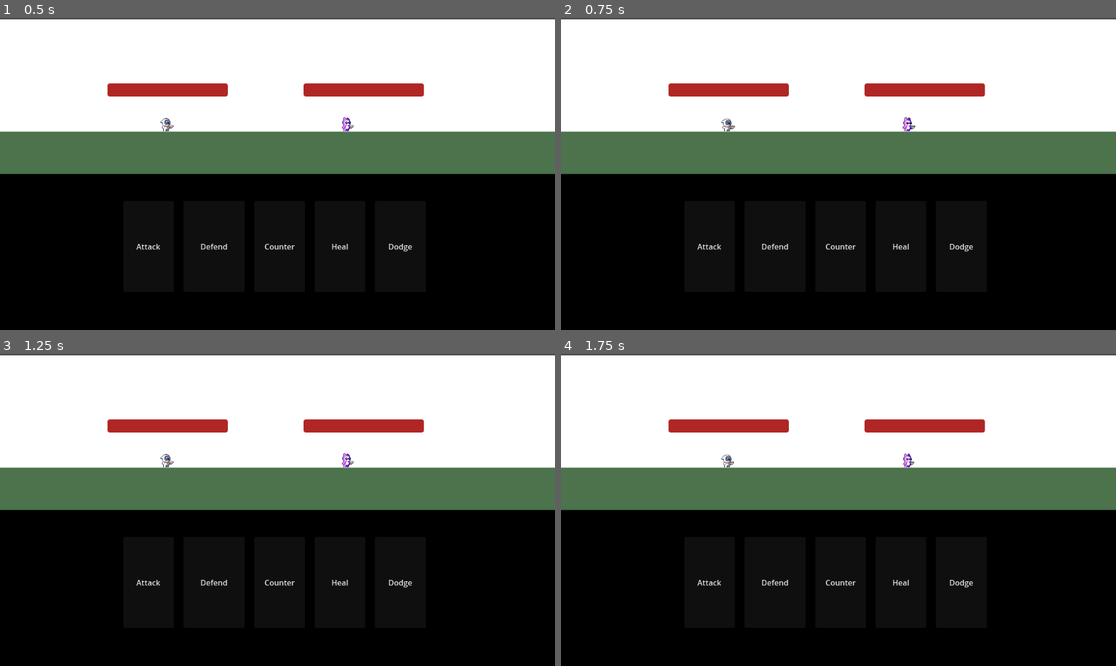
Above: before the commit, frames 1-4 (two rows, left to right).
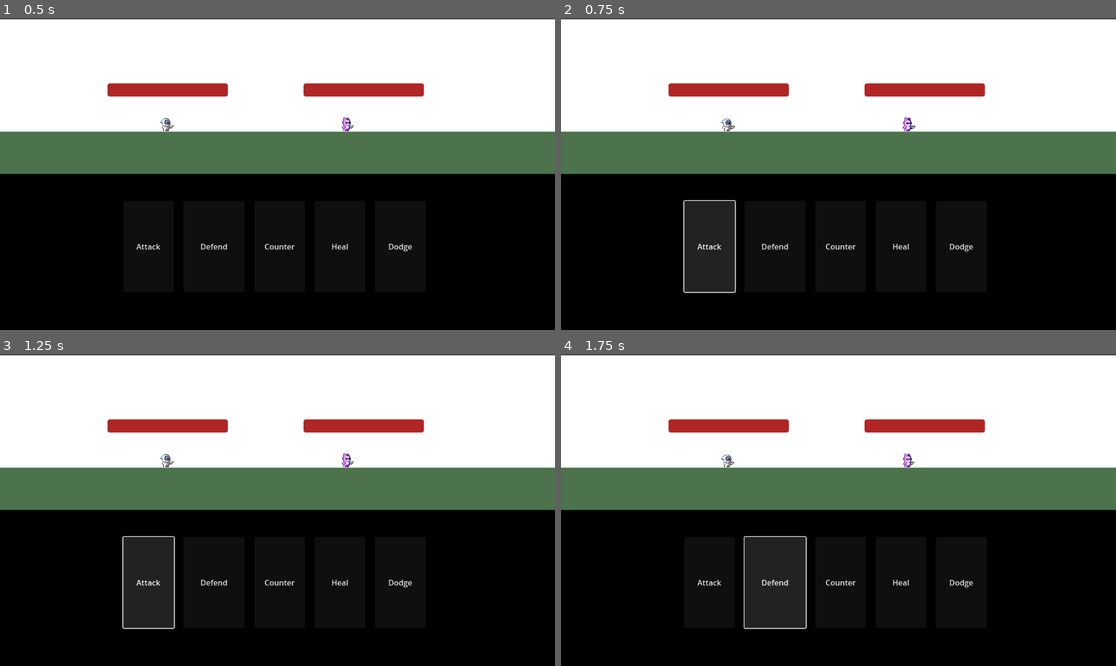
Above: after the commit, the same moments.

Repository: KylerGreen/TheAdventurersInn
Game: Godot game, scene res://Combat/combat_screen.tscn
Same seed, same stepped clock (60 frames per second), same inputs: the game is played once before the commit and once after it. This scene is started directly instead of the project's main scene.
Inputs:
- Up to frame 1 (0.5 s): no input
- Up to frame 2 (0.75 s): click "Attack" at 0.5 s
- Up to frame 3 (1.25 s): no input
- Up to frame 4 (1.75 s): click "Defend" at 1.25 s

Frame 1 is identical in both runs. In frame 2, 0.2% of the frame differs, in the area x 22-32%, y 58-89%; in frame 3, 0.2%; in frame 4, 0.2%, in the area x 32-45%, y 58-89%.

Commit message:
New heirarchy

Diff:
--- a/Combat/combat_screen.tscn
+++ b/Combat/combat_screen.tscn
@@ -21,18 +21,6 @@
 [node name="Combat_Screen" type="Node2D"]
 script = ExtResource("1_h4aju")
 
-[node name="Control" parent="." instance=ExtResource("2_s8k0x")]
-z_index = 2
-anchors_preset = 0
-anchor_left = 0.0
-anchor_top = 0.0
-anchor_right = 0.0
-anchor_bottom = 0.0
-offset_left = -324.0
-offset_top = 53.0
-offset_right = 342.0
-offset_bottom = 270.0
-
 [node name="ColorRect" type="ColorRect" parent="."]
 offset_left = -578.0
 offset_top = -321.0
@@ -53,6 +41,18 @@
 offset_top = -88.0
 offset_right = 1154.0
 color = Color(0.297242, 0.449507, 0.299722, 1)
+
+[node name="Control" parent="ColorRect/ColorRect2/ColorRect3" instance=ExtResource("2_s8k0x")]
+z_index = 2
+anchors_preset = 0
+anchor_left = 0.0
+anchor_top = 0.0
+anchor_right = 0.0
+anchor_bottom = 0.0
+offset_left = 256.0
+offset_top = 141.0
+offset_right = 922.0
+offset_bottom = 358.0
 
 [node name="Camera2D" type="Camera2D" parent="."]
 
